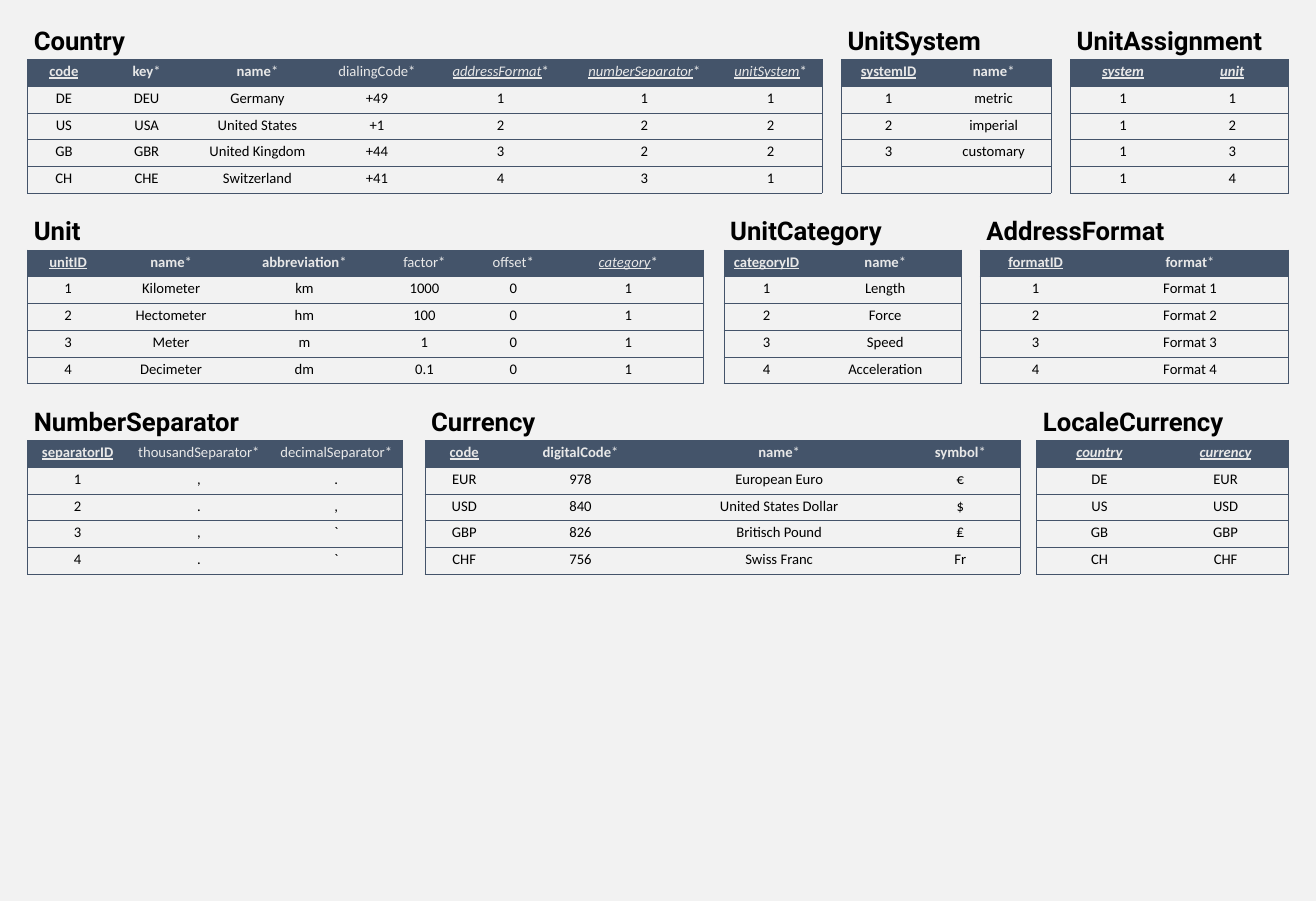
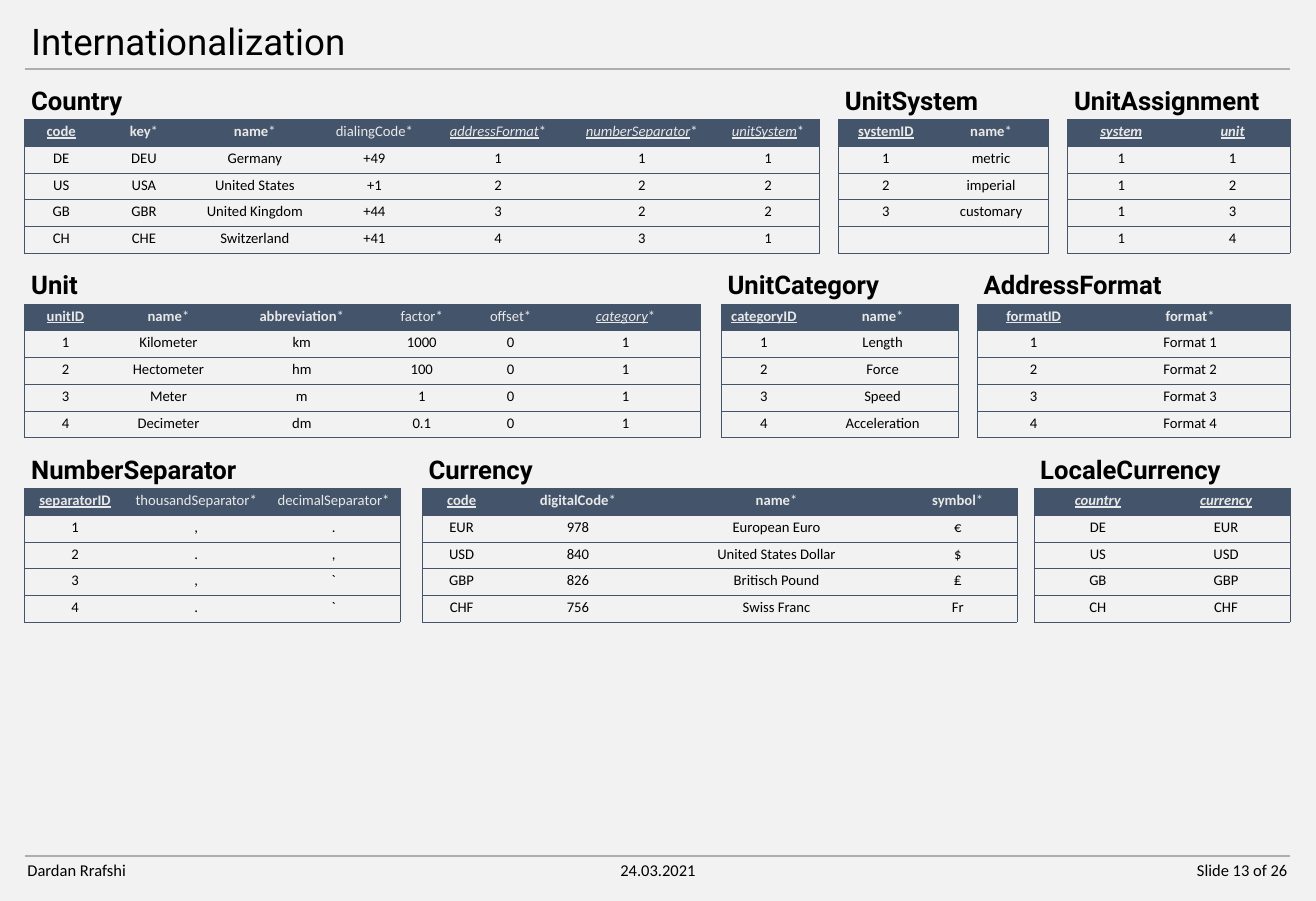
Before and after one commit to DonColon/appman-api-spec, a slide deck: slide 13 of docs/Appman - Data Model.pptx (slide 10 before the commit). Drawn at 1316x901 pixels with LibreOffice and Linux fonts; fonts in the diff are those of the drawing. Boxes give left, top, right and bottom in pixels: in the first picture for what was removed or moved away, otherwise in the second. Text is boxed around its words. In the diff, an @@ line names an element or a change of style, - is before the commit and + after.

```diff
--- a/docs/Appman - Data Model.pptx
+++ b/docs/Appman - Data Model.pptx
@@ text added at bbox=[31, 27, 345, 56], 40 pt, text #000000 @@
+Internationalization
@@ line added from (24, 69) to (1290, 69), #AEAEAE 2.25 pt @@
@@ 3 texts, 2 tables: place and size @@
-3 texts, 2 tables at bbox=[27, 31, 1262, 193]
+3 texts, 2 tables at bbox=[24, 91, 1259, 254]
@@ table: place and size @@
-table at bbox=[1070, 59, 1288, 193]
+table at bbox=[1067, 120, 1290, 254]
@@ 3 texts, 2 tables: place and size @@
-3 texts, 2 tables at bbox=[27, 220, 1164, 384]
+3 texts, 2 tables at bbox=[24, 274, 1162, 438]
@@ table: place and size @@
-table at bbox=[980, 250, 1289, 384]
+table at bbox=[977, 304, 1290, 438]
@@ 3 texts, 2 tables: place and size @@
-3 texts, 2 tables at bbox=[27, 411, 1223, 574]
+3 texts, 2 tables at bbox=[24, 459, 1220, 623]
@@ table: place and size @@
-table at bbox=[1036, 440, 1288, 574]
+table at bbox=[1033, 489, 1290, 623]
@@ line added from (24, 856) to (1290, 856), #AEAEAE 2.25 pt @@
@@ text added at bbox=[27, 864, 126, 876], 18 pt, text #000000 @@
+Dardan Rrafshi
@@ text added at bbox=[620, 865, 695, 876], 18 pt, text #000000 @@
+24.03.2021
@@ text added at bbox=[1197, 864, 1288, 876], 18 pt, text #000000 @@
+Slide 13 of 26
```
Also in this commit, not shown: 18 other slides changed, 7 slides added, 7 other files.
